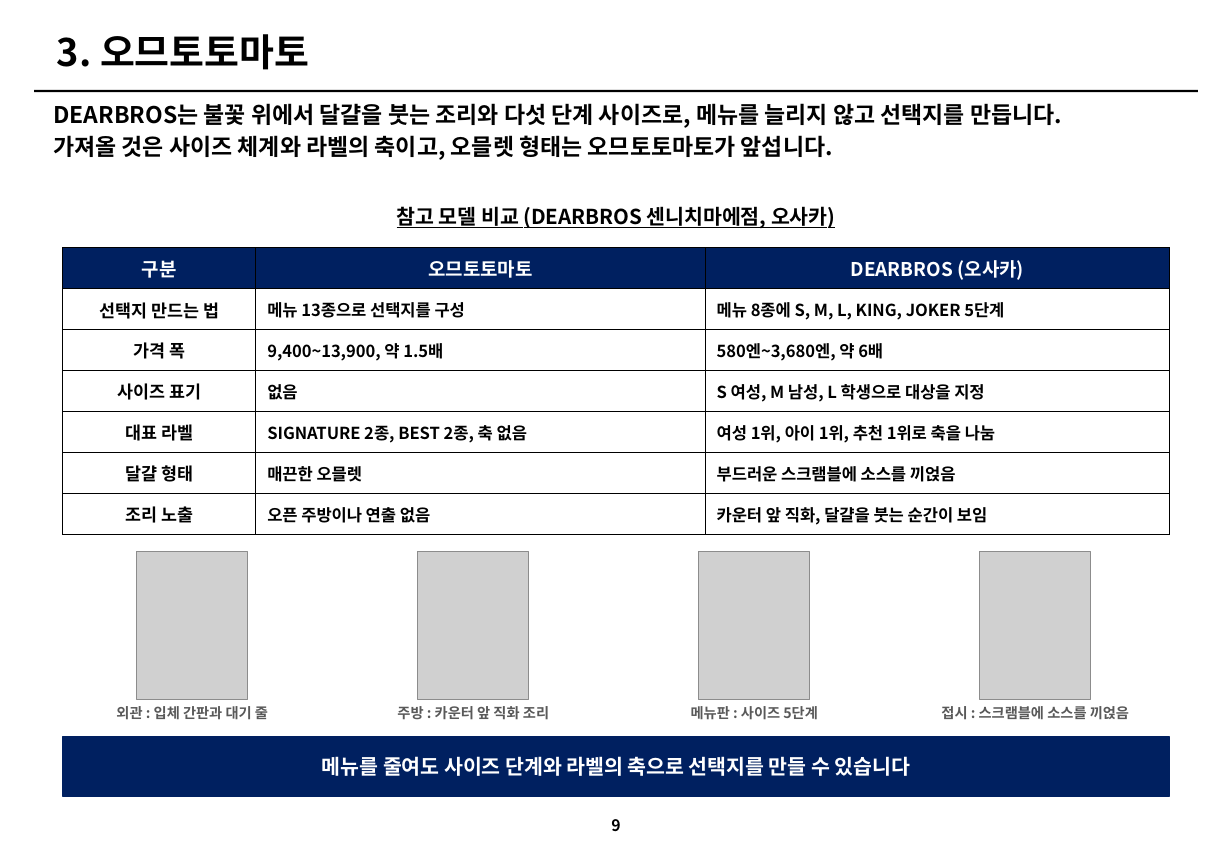
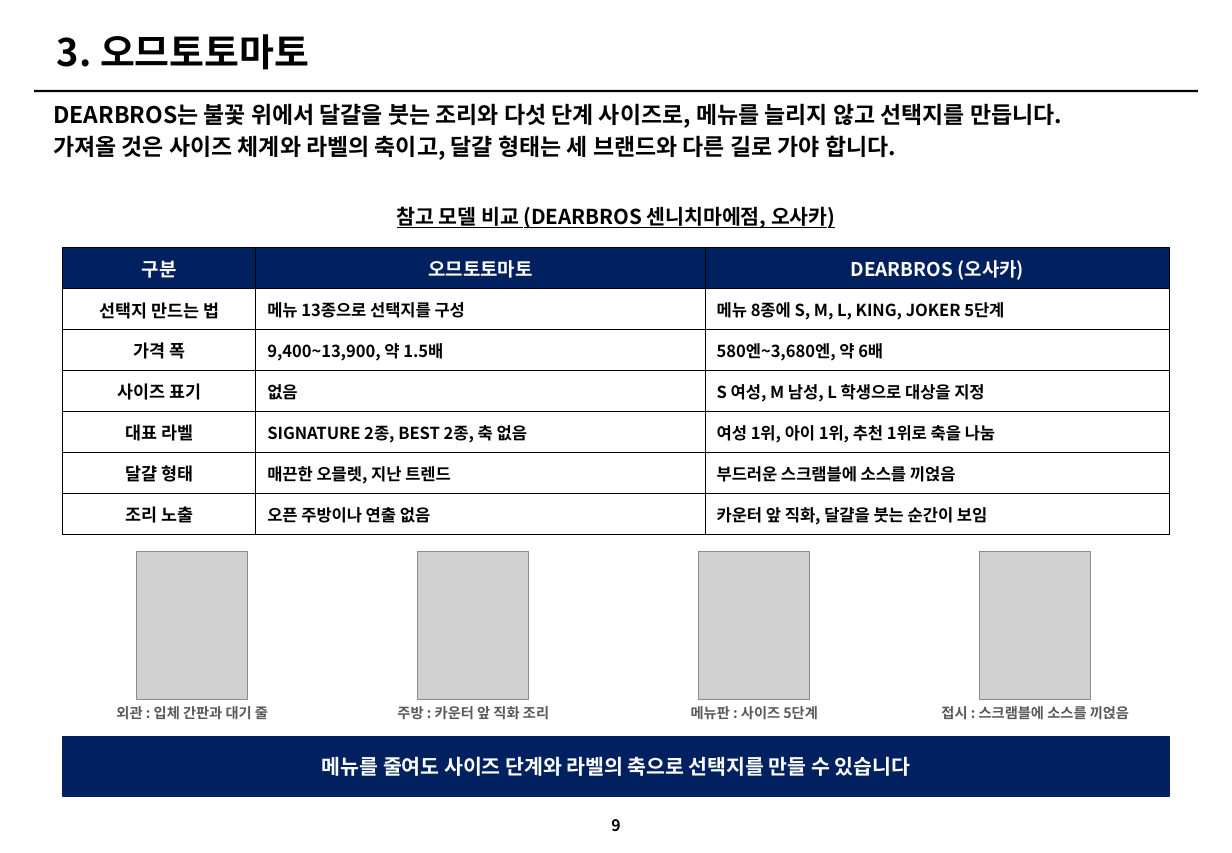
Before and after one commit to grandnim-wq/Claude, a slide deck: slide 9 of 아모제_3개브랜드_개선전략_v3.pptx. Drawn at 1232x853 pixels with LibreOffice and Linux fonts; fonts in the diff are those of the drawing; grey boxes stand for pictures. Boxes give left, top, right and bottom in pixels: in the first picture for what was removed or moved away, otherwise in the second. Text is boxed around its words. In the diff, an @@ line names an element or a change of style, - is before the commit and + after.

```diff
--- a/아모제_3개브랜드_개선전략_v3.pptx
+++ b/아모제_3개브랜드_개선전략_v3.pptx
@@ text at <box>53,135,896,160</box>: text changed @@
-가져올 것은 사이즈 체계와 라벨의 축이고, 오믈렛 형태는 오므토토마토가 앞섭니다.
+가져올 것은 사이즈 체계와 라벨의 축이고, 달걀 형태는 세 브랜드와 다른 길로 가야 합니다.
@@ table at <box>63,248,1169,535</box> @@
-row 6, column 2: 매끈한 오믈렛
+row 6, column 2: 매끈한 오믈렛, 지난 트렌드
```
Also in this commit, not shown: 4 other slides changed, 1 other file.
